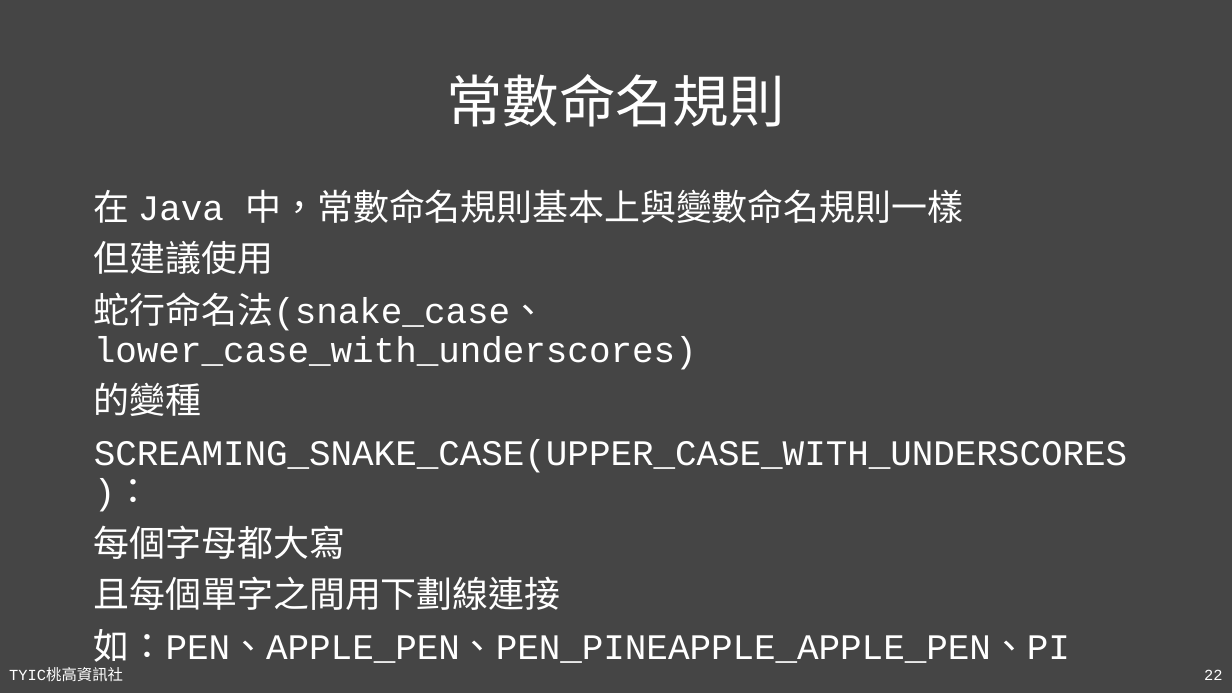
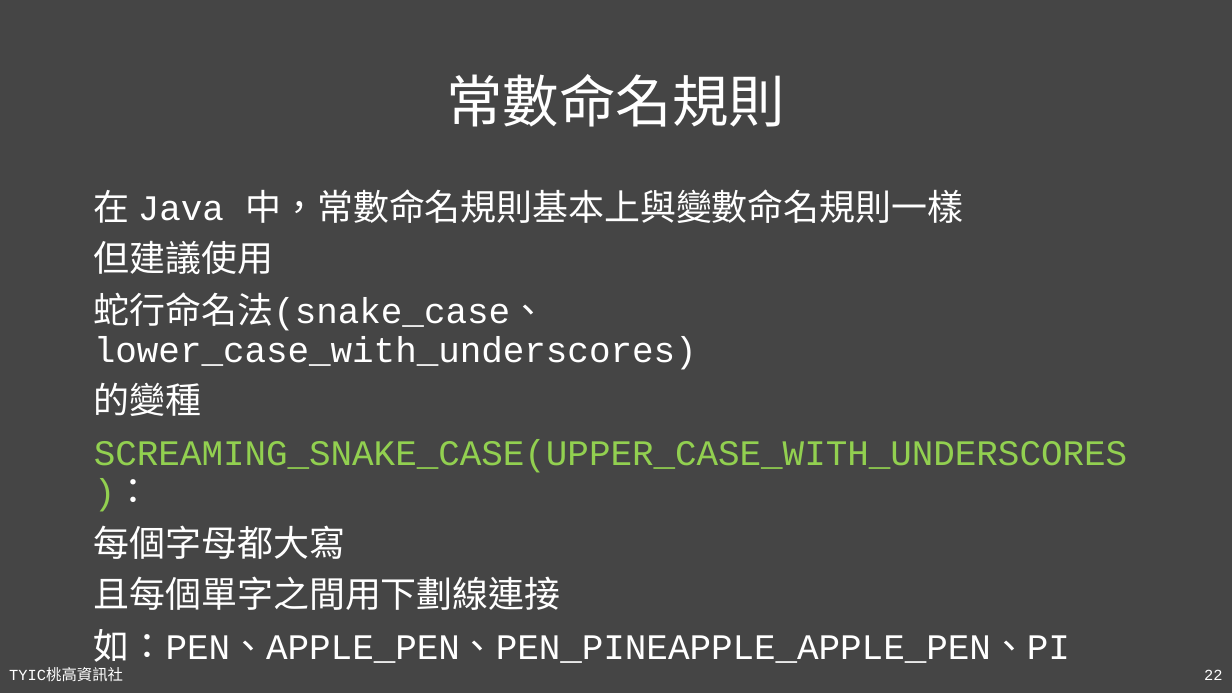
Before and after one commit to TYSHIC/slides, a slide deck: slide 22 of powerpoint/04_初探Java.pptx. Drawn at 1232x693 pixels with LibreOffice and Linux fonts; fonts in the diff are those of the drawing. Boxes give left, top, right and bottom in pixels: in the first picture for what was removed or moved away, otherwise in the second. Text is boxed around its words. In the diff, an @@ line names an element or a change of style, - is before the commit and + after.

```diff
--- a/powerpoint/04_初探Java.pptx
+++ b/powerpoint/04_初探Java.pptx
@@ text at (94, 440, 1127, 473): text colour #FFFFFF to #92D050 in "SCREAMING_SNAKE_CASE(UPPER_CASE_WITH_UNDERSCORES)：" @@
```
Also in this commit, not shown: 14 other slides changed, 6 slides added, 2 slides removed, 7 other files.
